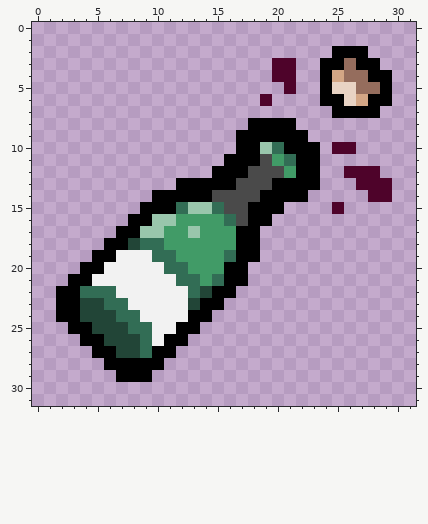
Pixel-art sprite: resources/gfx/items/collectibles/wine_bottle.png. Above is the file before it was changed.
The file is 32x32 pixels.
The result:
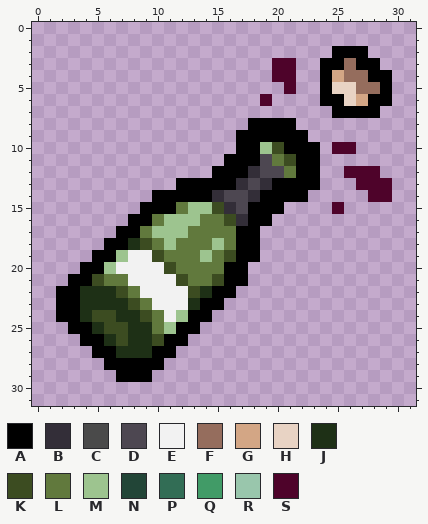
Palette (. is transparent): A #000000  B #332e38  C #4a4a4a  D #4d4751  E #f2f2f2  F #956d5d  G #d3a685  H #e8d3c4  J #1e3016  K #3c4c21  L #61793d  M #9dc48f  N #224537  P #326d55  Q #419b67  R #99c6ac  S #4e032a
Edits made:
The edit turns colour C into colour B in row 12 at x 18; in row 13 at x 17 and 19; in row 14 at x 15 and 18; in row 15 at x 16; in row 16 at x 17.
The edit turns colour C into colour D in row 11 at x 19; in row 12 at x 19 to 20; in row 13 at x 18; in row 14 at x 16 to 17; in row 15 at x 17.
The edit turns colour N into colour J in row 18 at x 8; in row 22 at x 14; in row 23 at x 4 to 5 and 13; in row 24 at x 4; in row 25 at x 5; in row 26 at x 6 and 8.
The edit turns colour N into colour J in row 27 at x 7 to 8.
The edit turns colour P into colour J in row 22 at x 4 to 6; in row 23 at x 6 to 7; in row 24 at x 7 to 8; in row 25 at x 8 to 9; in rows 26 to 27 at x 9.
The edit turns colour E into colour K in row 21 at x 5; in row 22 at x 7; in row 23 at x 8; in row 24 at x 9; in row 26 at x 10.
The edit turns colour N into colour K in row 24 at x 5 to 6; in row 25 at x 6 to 7; in row 26 at x 7.
The edit turns colour P into colour K in row 10 at x 20; in row 11 at x 21; in row 15 at x 15; in row 16 at x 16; in row 18 at x 9; in row 19 at x 10 and 16.
The edit turns colour P into colour K in row 20 at x 11; in row 21 at x 12 and 15; in row 22 at x 13.
The edit turns colour E into colour L in row 21 at x 6 to 7; in row 22 at x 8; in row 23 at x 9; in rows 24 to 25 at x 10.
The edit turns colour P into colour L in row 15 at x 12; in row 18 at x 10; in row 19 at x 11; in row 20 at x 12; in row 21 at x 13.
The edit turns colour Q into colour L in row 11 at x 20; in row 12 at x 21; in row 16 at x 14 to 15; in row 17 at x 14 to 16; in row 18 at x 12 to 14 and 16; in row 19 at x 12 to 13 and 15.
The edit turns colour Q into colour L in row 20 at x 13 to 15; in row 21 at x 14.
The edit turns colour R into colour L in row 16 at x 10; in row 17 at x 9 and 13.
The edit turns colour E into colour M in row 19 at x 7; in row 20 at x 6; in row 24 at x 12; in row 25 at x 11.
The edit turns colour Q into colour M in row 16 at x 12 to 13; in row 17 at x 11 to 12; in row 18 at x 11 and 15; in row 19 at x 14.
The edit turns colour R into colour M in row 10 at x 19; in row 15 at x 13 to 14; in row 16 at x 11; in row 17 at x 10.
Boxes around the changes in both pictures, in picture pixels (x1, y1, x2, y2):
changed: (80, 142, 296, 358)
